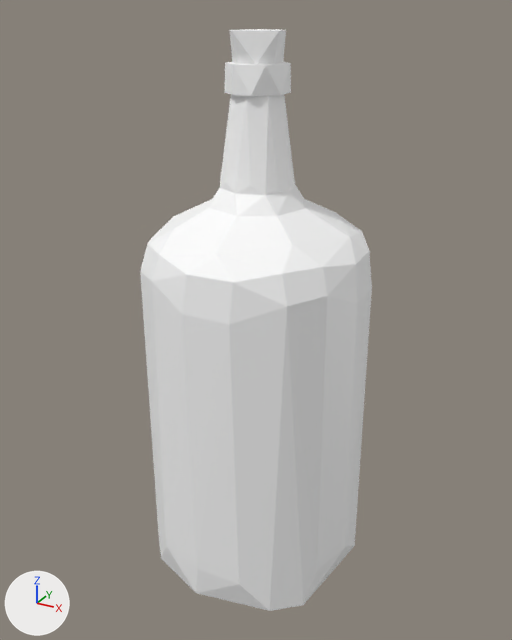
The glTF model Client/Client/Resource/DDSMapData/Meshes/SM_Bottle_02.gltf: old version first, new version second.
One viewpoint serves both versions: a camera (50 mm lens) standing at (0.182, -0.333, 0.329) and looking at (-0.001, 0.001, 0.162). Arrows for +X, +Y and +Z are at lower left; the lights stay in place. The older version comes first.

Objects in the first picture: 'SM_Bottle_02'.
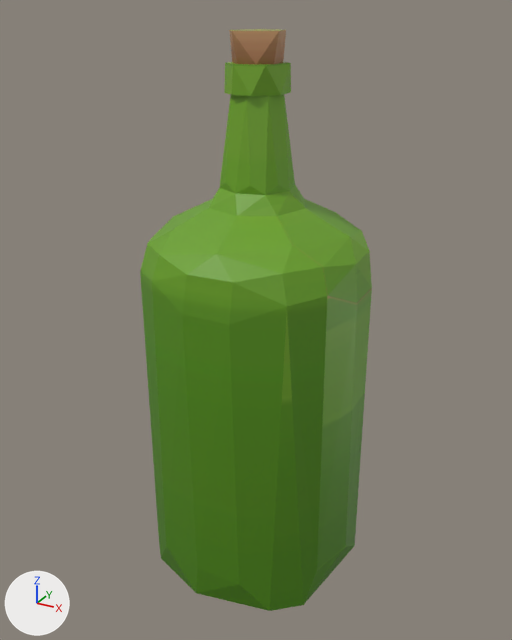
Diff of the bpy script that builds the scene:
```diff
--- a/Client/Client/Resource/DDSMapData/Meshes/SM_Bottle_02.gltf.py
+++ b/Client/Client/Resource/DDSMapData/Meshes/SM_Bottle_02.gltf.py
@@ img_mi_prop_01_sm_bottle_02_basecolor_png @@
+img_mi_prop_01_sm_bottle_02_basecolor_png = load_image('MI_Prop_01_SM_Bottle_02_BaseColor.png', 'MI_Prop_01_SM_Bottle_02_BaseColor.dds', 128, 128, 'sRGB')
@@ mat_mi_prop_01_sm_bottle_02 @@
+mat_mi_prop_01_sm_bottle_02 = bpy.data.materials.new('MI_Prop_01_SM_Bottle_02')
+# uses the picture img_mi_prop_01_sm_bottle_02_basecolor_png
@@ me_sm_bottle_02 @@
 me_sm_bottle_02.from_pydata(...)  # 123 vertices, 242 faces; spans x -0.065..0.065, y -0.065..0.065, z 0.0..0.319
-me_sm_bottle_02.materials.append(mat_mi_prop_01)  # white #ffffff
+me_sm_bottle_02.materials.append(mat_mi_prop_01_sm_bottle_02)
```

Where the change shows, as pixel boxes [x1, y1, x2, y2] in the pictures (512 x 640 px):
'SM_Bottle_02', recoloured (white to green): [140, 29, 372, 611] in both
